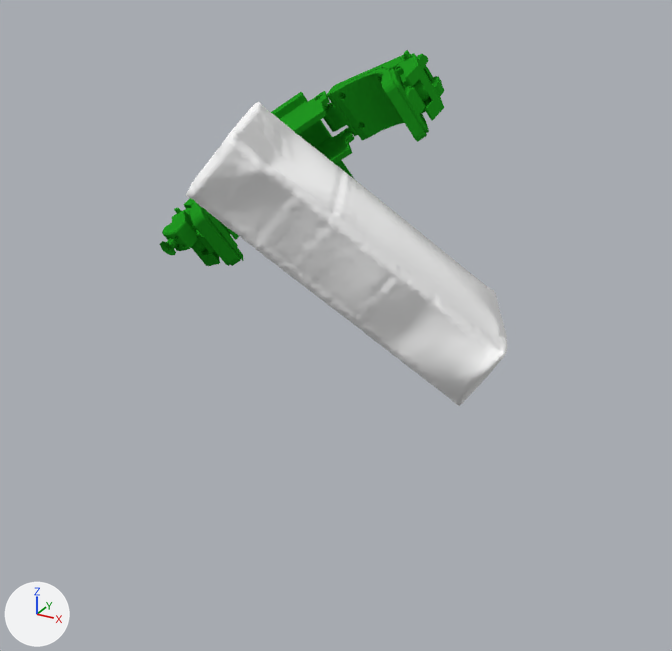
What one commit did to the Blender file grasp_annotation_ho3d.blend.
Both versions are drawn from a camera (50 mm lens) standing at (0.262, -0.389, -0.331) and looking at (0.062, -0.026, -0.513). Lighting does not change. The marker at lower left points along +X, +Y and +Z.

The first picture shows 'hand_open_aligned', 'textured_simple.001'.
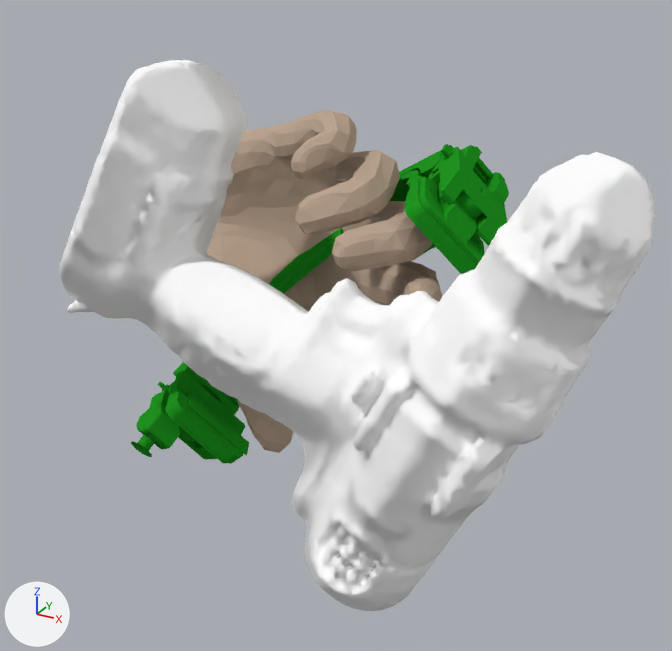
What changed in the scene script:
```text
Add mat_hand_material:
    mat_hand_material = diffuse_material('hand_material')
    mat_hand_material.base_color = (0.5, 0.376, 0.283)  # beige #bca591
Add me_textured_simple:
    me_textured_simple.from_pydata(...)  # 7866 vertices, 15728 faces; spans x -0.101..0.083, y -0.115..0.073, z -0.027..0.031
    me_textured_simple.materials.append(mat_material_0_001)  # its picture is missing
Add me_hand_mesh_0002:
    me_hand_mesh_0002.from_pydata(...)  # 778 vertices, 1538 faces; spans x -0.03..0.142, y -0.112..0.007, z -0.535..-0.403
    me_hand_mesh_0002.materials.append(mat_hand_material)  # beige #bca591
Remove ob_textured_simple_001:
    ob_textured_simple_001 = bpy.data.objects.new('textured_simple.001', me_textured_simple_001)
    ob_textured_simple_001.location = (0.0421, 0.0246, -0.4893)
    ob_textured_simple_001.rotation_euler = (0.0795, 0.935, -2.624)  # degrees (4.6, 54, -150)
Change ob_hand_open_aligned:
    ob_hand_open_aligned.location: (-0.0319, 0.0959, -0.4594) -> (0.068, -0.0579, -0.4794)
    ob_hand_open_aligned.rotation_euler: (1.745, 0.977, 0.748) -> (1.706, 0.835, 0.583)  # degrees (100, 56, 43) -> degrees (98, 48, 33)
Add ob_textured_simple:
    ob_textured_simple = bpy.data.objects.new('textured_simple', me_textured_simple)
    ob_textured_simple.location = (0.122, -0.1221, -0.4676)
    ob_textured_simple.rotation_euler = (-1.149, 1.1, -2.828)  # degrees (-66, 63, -162)
Add ob_hand_mesh_0002:
    ob_hand_mesh_0002 = bpy.data.objects.new('hand_mesh_0002', me_hand_mesh_0002)
    ob_hand_mesh_0002.location = (0.0, 0.0, 0.0)
```

Changed parts and their boxes [x1, y1, x2, y2] in the pictures (672 x 651 px):
'textured_simple', added
    after: [59, 60, 656, 611]
'textured_simple.001', deleted
    before: [186, 102, 508, 406]
'hand_open_aligned', moved, turned
    before: [160, 50, 444, 266]
    after: [131, 144, 509, 464]
'hand_mesh_0002', added (beige)
    after: [207, 110, 442, 453]
